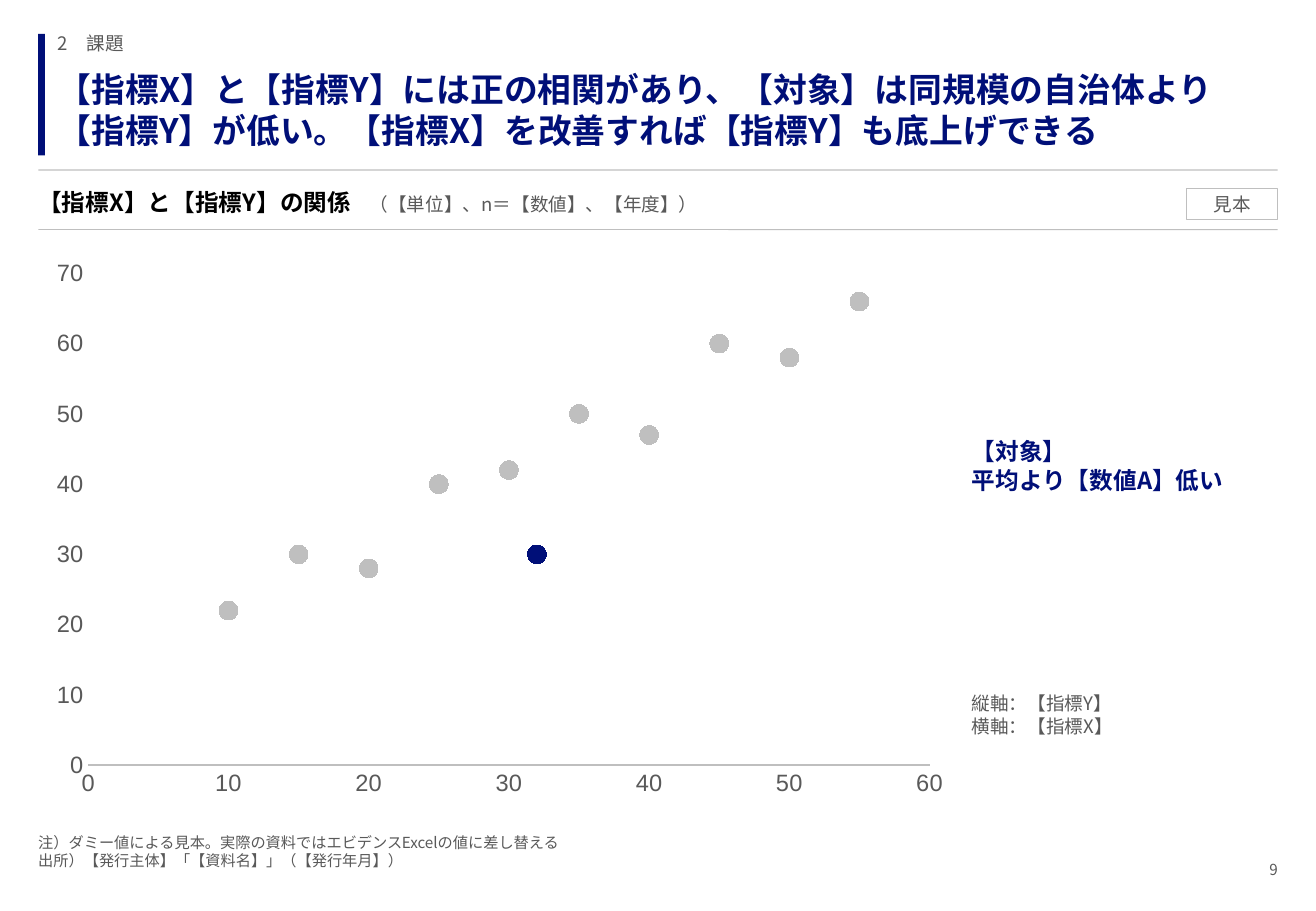
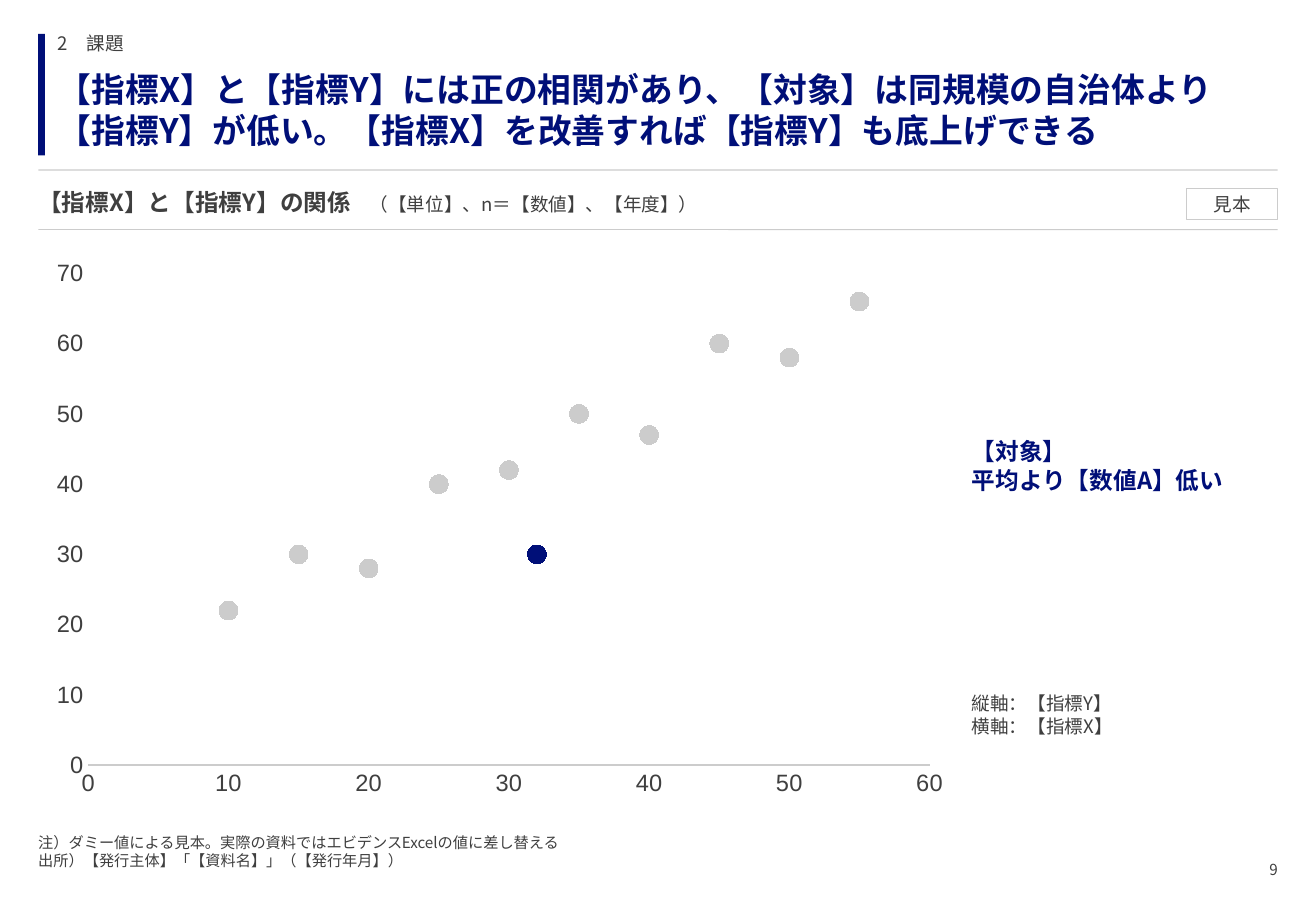
Before and after one commit to GontaHH/slide_builder, a slide deck: slide 9 of patterns/pattern-deck.pptx. Drawn at 1316x911 pixels with LibreOffice and Linux fonts; fonts in the diff are those of the drawing. Boxes give left, top, right and bottom in pixels: in the first picture for what was removed or moved away, otherwise in the second. Text is boxed around its words. In the diff, an @@ line names an element or a change of style, - is before the commit and + after.

```diff
--- a/patterns/pattern-deck.pptx
+++ b/patterns/pattern-deck.pptx
@@ text "【指標X】と【指標Y】の関係 （【単位】、n＝【数値】、【年度】）" at [38, 191, 698, 213]: text colour #000000 to #3F3F3F in "【指標X】と【指標Y】の関係"; text colour #595959 to #3F3F3F in "（【単位】、n＝【数値】、【年度】）" @@
@@ rectangle "見本" at [1187, 188, 1278, 220]: text colour #595959 to #3F3F3F; outline #BFBFBF 0.75 pt to #CCCCCC 0.75 pt @@
@@ scatter chart at [39, 249, 962, 808] @@
@@ colour of Series 1 #BFBFBF to #CCCCCC @@
@@ category axis changed @@
@@ value axis changed @@
@@ text colour #595959 to #3F3F3F in 4 elements at [58, 34, 124, 52], [38, 835, 559, 868], [1269, 863, 1277, 875], [972, 694, 1113, 735] @@
```
Also in this commit, not shown: 104 other slides changed, 12 other files.
